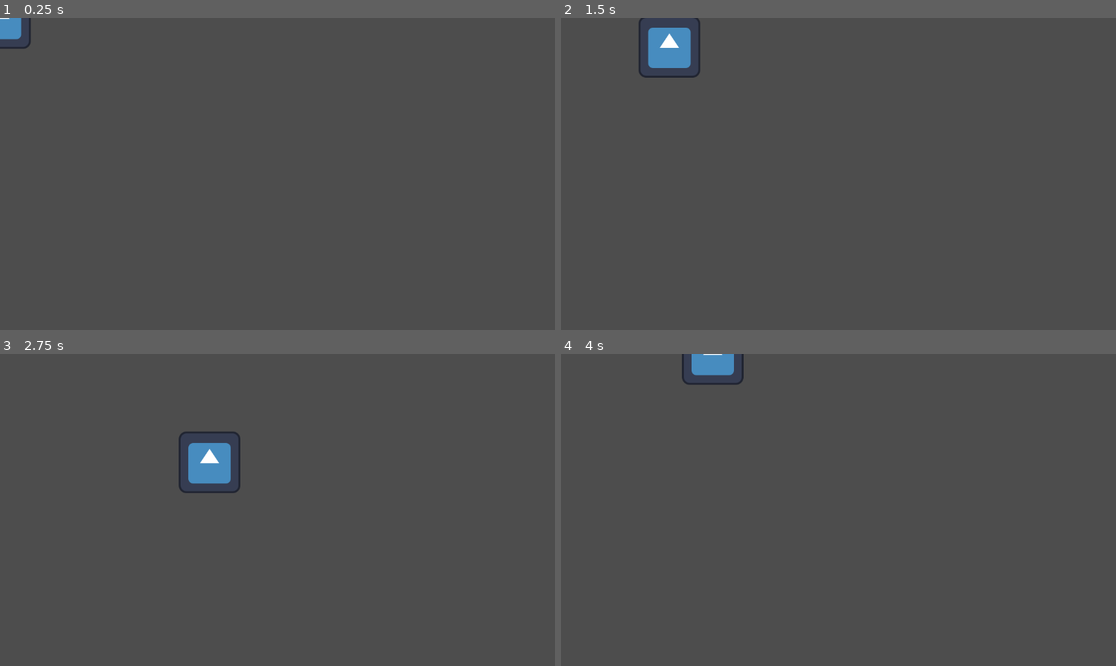
Above: before the commit, frames 1-4 (two rows, left to right).
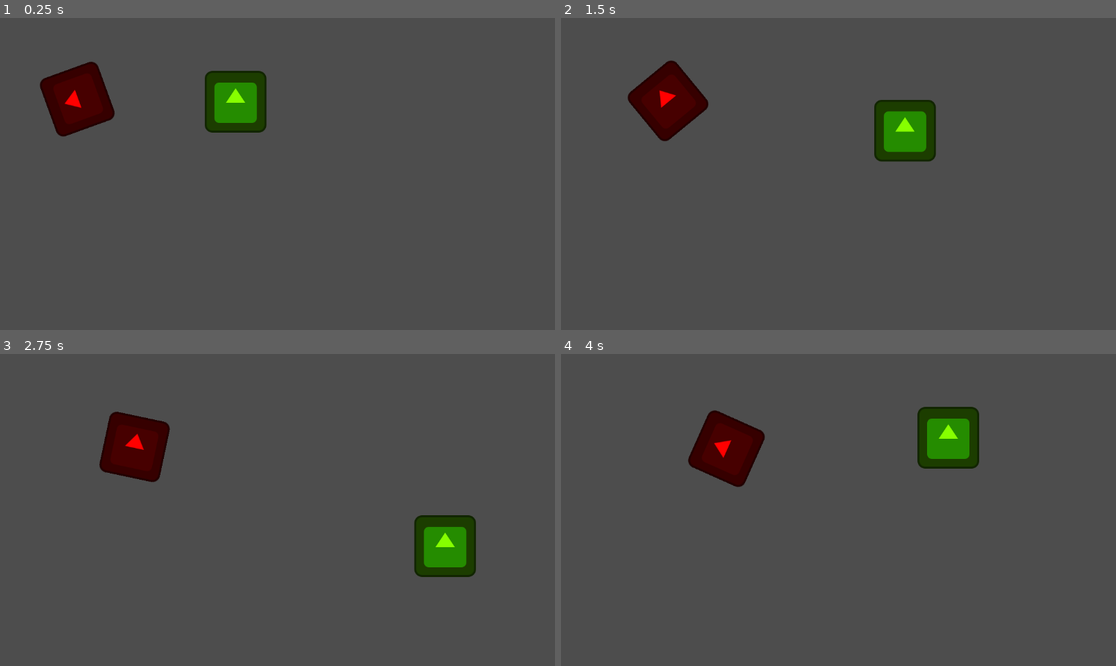
Above: after the commit, the same moments.

Repository: pingram-3/citrus-hack-2025
Game: Godot game, scene res://node_2d.tscn
Two runs of this game, one before a commit and one after it. Both use one fixed random seed, a clock stepped at 60 frames per second and the inputs below. Before the commit the project starts from res://player.tscn. The engine's default icon, where the game draws it, is replaced by a stand-in: a white triangle on a blue panel in a dark square.
Inputs:
- Up to frame 1 (0.25 s): no input
- Up to frame 2 (1.5 s): hold D (right) 0.53-1.28 s; hold S (down) from 1.28 s (still down)
- Up to frame 3 (2.75 s): release S (down) at 2.03 s; hold D (right) from 2.03 s (still down)
- Up to frame 4 (4 s): release D (right) at 2.78 s; hold W (up) 2.78-3.53 s; hold A (left) from 3.53 s (still down)

The runs differ from the first frame. In frame 1, 4.7% of the frame differs, in the area x 0-49%, y 0-39%; in frame 2, 5.5%; in frame 3, 5.6%, in the area x 17-86%, y 18-72%; in frame 4, 5.0%.

Commit message:
Added enemy movement and destroy on touch

Diff:
--- /dev/null
+++ b/enemy.gd
@@ -0,0 +1,13 @@
+extends CharacterBody2D
+@onready var target=$"../Player"
+
+var speed = 50
+var destroy_distance = 157  # tweak as needed
+
+func _physics_process(delta):
+	var direction=(target.position - position).normalized()
+	velocity = direction * speed
+	look_at(target.position)
+	move_and_slide()
+	if position.distance_to(target.position) < destroy_distance:
+		queue_free()
--- a/node_2d.tscn
+++ b/node_2d.tscn
@@ -1,3 +1,35 @@
-[gd_scene format=3 uid="uid://btjkbbl60rhjh"]
+[gd_scene load_steps=5 format=3 uid="uid://btjkbbl60rhjh"]
+
+[ext_resource type="Script" uid="uid://bvd4j8p1p5ca" path="res://enemy.gd" id="1_0e48y"]
+[ext_resource type="Texture2D" uid="uid://dnkgl6x48cwn2" path="res://icon.svg" id="2_epypp"]
+[ext_resource type="Script" uid="uid://bme0tulb8u856" path="res://character_body_2d.gd" id="3_epypp"]
+
+[sub_resource type="RectangleShape2D" id="RectangleShape2D_0hol4"]
+size = Vector2(128, 128)
 
 [node name="Node2D" type="Node2D"]
+position = Vector2(385, 153)
+
+[node name="Player" type="CharacterBody2D" parent="."]
+position = Vector2(104, 21)
+script = ExtResource("3_epypp")
+
+[node name="Sprite2D" type="Sprite2D" parent="Player"]
+modulate = Color(0.5254902, 1, 0, 1)
+texture = ExtResource("2_epypp")
+
+[node name="CollisionShape2D" type="CollisionShape2D" parent="Player"]
+shape = SubResource("RectangleShape2D_0hol4")
+
+[node name="Enemy" type="CharacterBody2D" parent="."]
+position = Vector2(-239, 16)
+script = ExtResource("1_0e48y")
+
+[node name="Sprite2D" type="Sprite2D" parent="Enemy"]
+modulate = Color(1, 0, 0, 1)
+position = Vector2(0, 2)
+texture = ExtResource("2_epypp")
+
+[node name="CollisionShape2D" type="CollisionShape2D" parent="Enemy"]
+position = Vector2(1, 1)
+shape = SubResource("RectangleShape2D_0hol4")
--- a/project.godot
+++ b/project.godot
@@ -11,7 +11,7 @@
 [application]
 
 config/name="CitrusHack2025"
-run/main_scene="uid://b16wqnv4k4288"
+run/main_scene="uid://btjkbbl60rhjh"
 config/features=PackedStringArray("4.5", "Forward Plus")
 config/icon="res://icon.svg"
 
Not shown, added: enemy.gd.uid
